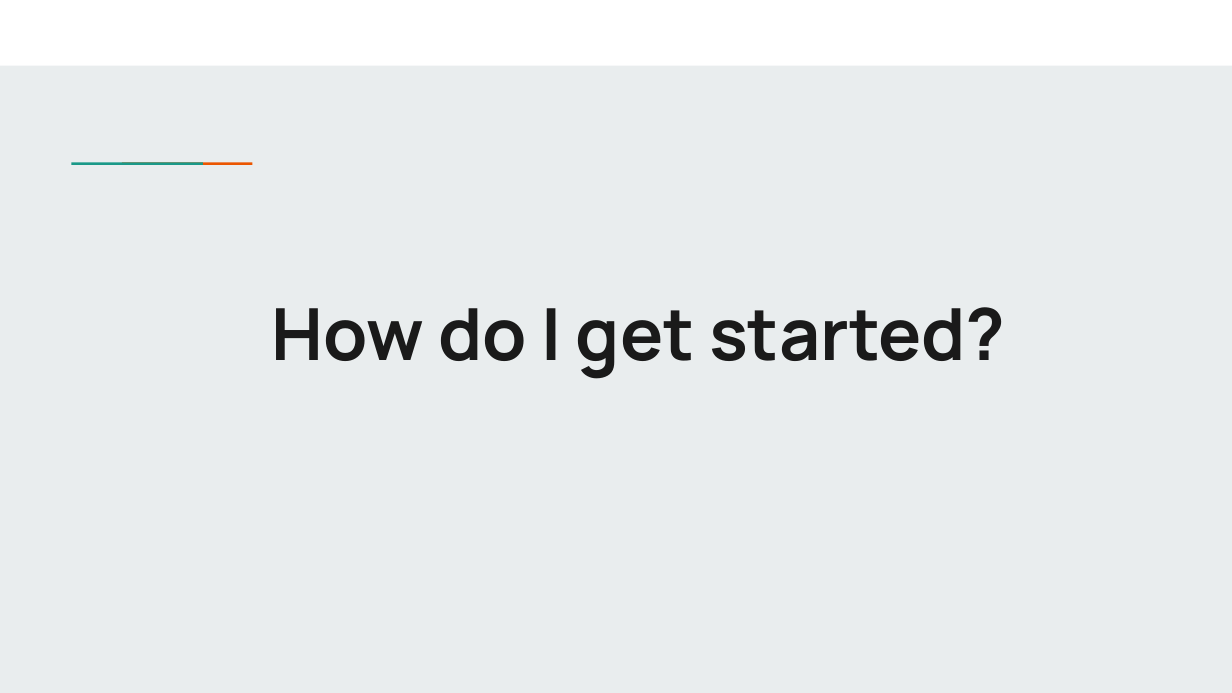
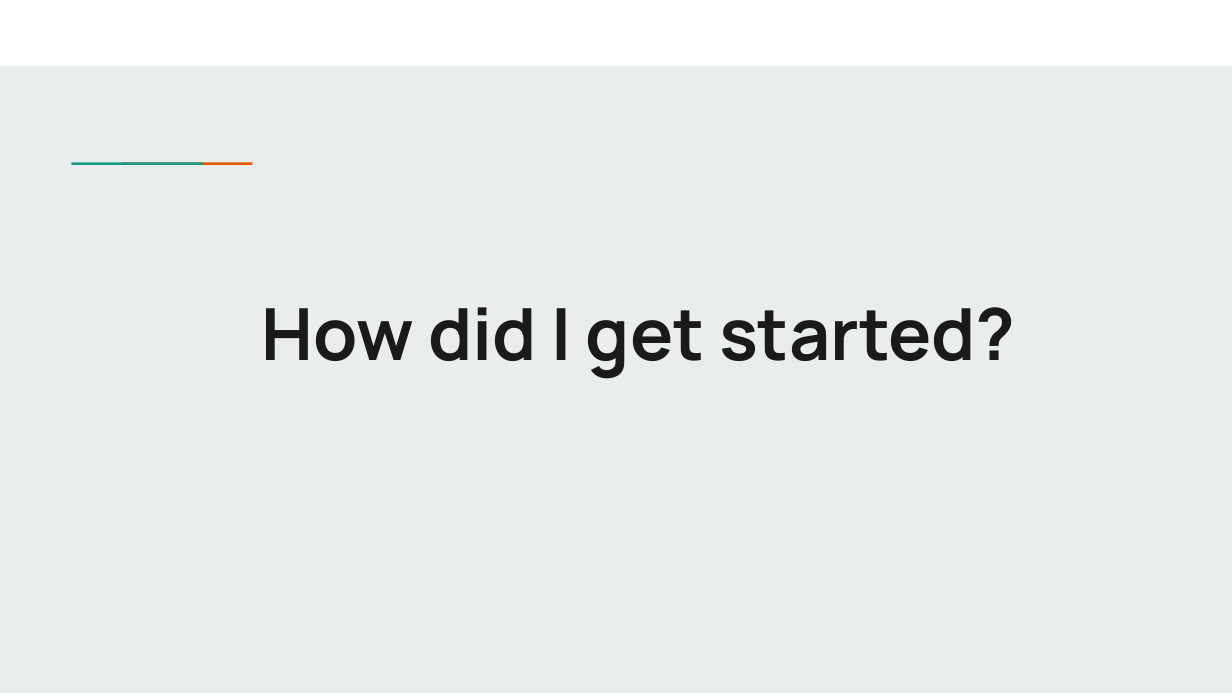
Before and after one commit to jonmcalder/satRday-JHB-2020, a slide deck: slide 10 of 4th_session/diana_pholo.pptx. Drawn at 1232x693 pixels with LibreOffice and Linux fonts; fonts in the diff are those of the drawing; background and template pictures are left out. Boxes give left, top, right and bottom in pixels: in the first picture for what was removed or moved away, otherwise in the second. Text is boxed around its words. In the diff, an @@ line names an element or a change of style, - is before the commit and + after.

Commit message:
commit v2

```diff
--- a/4th_session/diana_pholo.pptx
+++ b/4th_session/diana_pholo.pptx
@@ title at <box>261,307,1016,379</box>: text changed @@
-How do I get started?
+How did I get started?
```
Also in this commit, not shown: 1 slide added, 1 slide removed.
